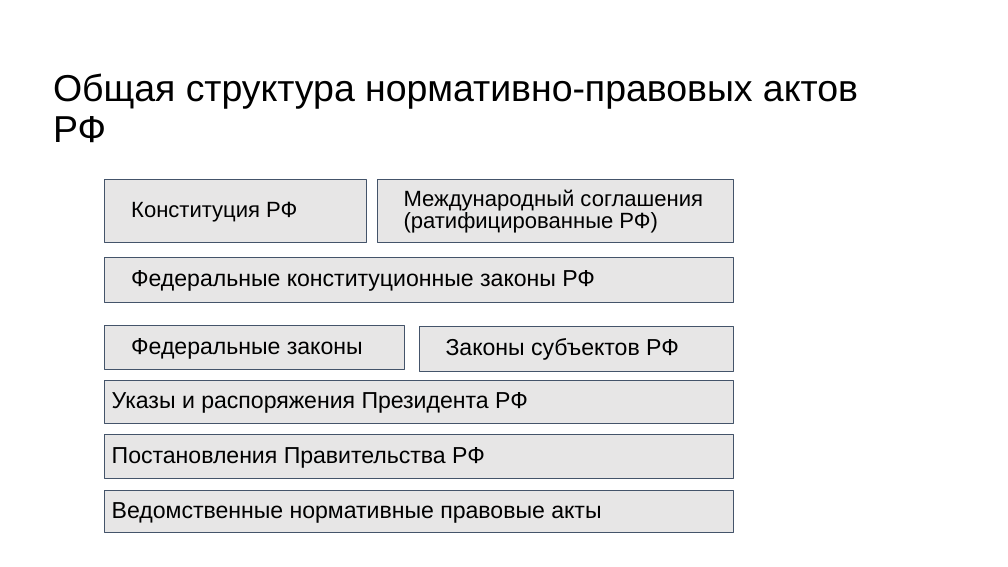
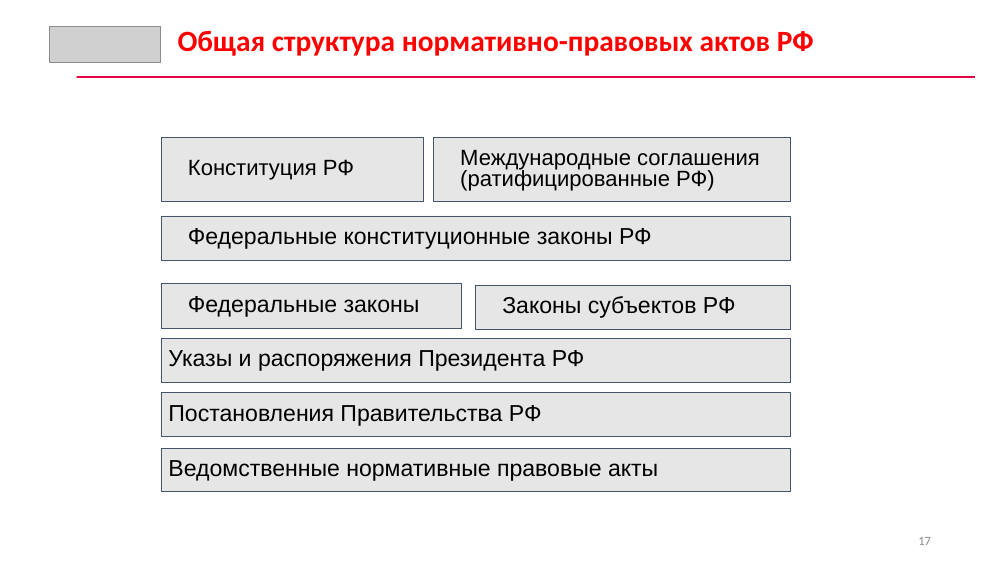
Before and after one commit to CyberLympha/AI-for-IS-Course, a slide deck: slide 17 of Лекции/Введение. Основы ИБ.pptx (slide 18 before the commit). Drawn at 1008x567 pixels with LibreOffice and Linux fonts; fonts in the diff are those of the drawing; grey boxes stand for pictures. Boxes give left, top, right and bottom in pixels: in the first picture for what was removed or moved away, otherwise in the second. Text is boxed around its words. In the diff, an @@ line names an element or a change of style, - is before the commit and + after.

```diff
--- a/Лекции/Введение. Основы ИБ.pptx
+++ b/Лекции/Введение. Основы ИБ.pptx
@@ picture added at (x1=50, y1=26, x2=161, y2=63) @@
@@ text "Общая структура нормативно-правовых актов РФ" moved from (x1=53, y1=73, x2=858, y2=143) to (x1=178, y1=30, x2=814, y2=56) @@
@@ text "Общая структура нормативно-правовых актов РФ" at (x1=178, y1=30, x2=814, y2=56): size 35.6 to 28 pt, font Arial to Calibri, text colour #000000 to #FF0000, bold on; line spacing 0.9 to 1; vertical alignment middle to top @@
@@ rectangle added at (x1=76, y1=76, x2=975, y2=78), fill #E20443 @@
@@ 6 rectangles moved together from (x1=104, y1=179, x2=734, y2=424) to (x1=161, y1=138, x2=791, y2=383) @@
@@ text in rectangle at (x1=460, y1=150, x2=760, y2=191): text changed @@
-Международный соглашения (ратифицированные РФ)
+Международные соглашения (ратифицированные РФ)
@@ rectangle "Постановления Правительства РФ" moved from (x1=104, y1=435, x2=734, y2=479) to (x1=161, y1=392, x2=790, y2=436) @@
@@ rectangle "Ведомственные нормативные правовые акты" moved from (x1=104, y1=491, x2=734, y2=533) to (x1=161, y1=448, x2=790, y2=491) @@
@@ page number added at (x1=918, y1=537, x2=931, y2=545), 12 pt, text #8C8C8C @@
+17
```
Also in this commit, not shown: 43 other slides changed, 8 slides added, 1 slide removed, 1 other file.
